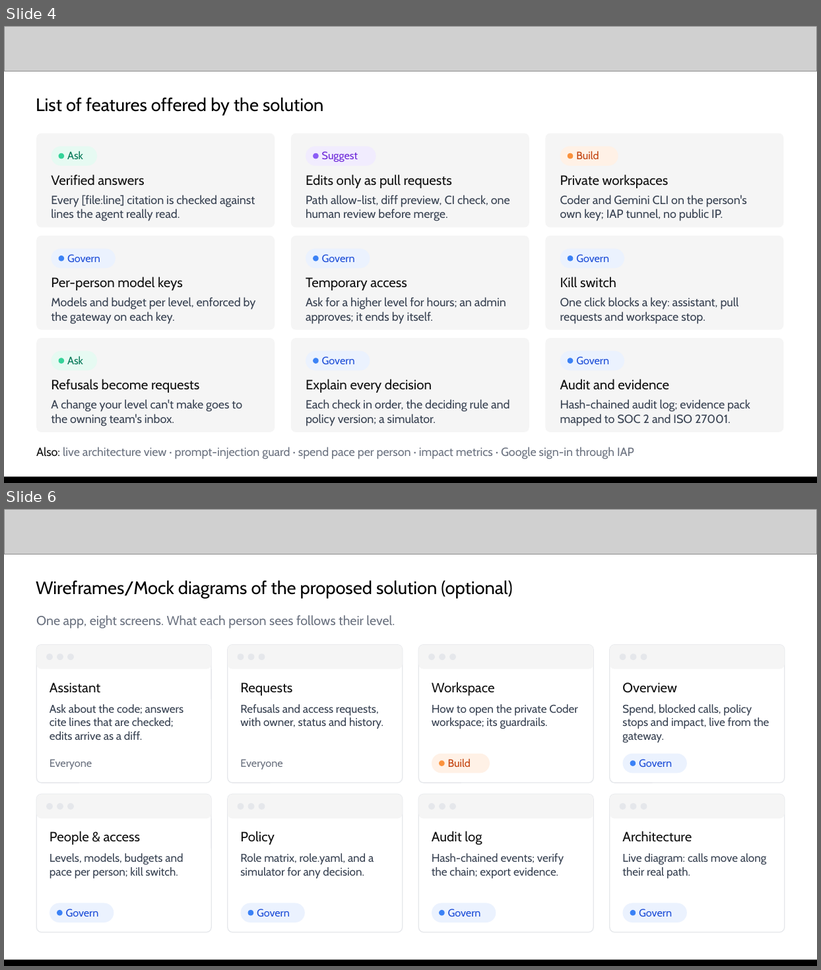
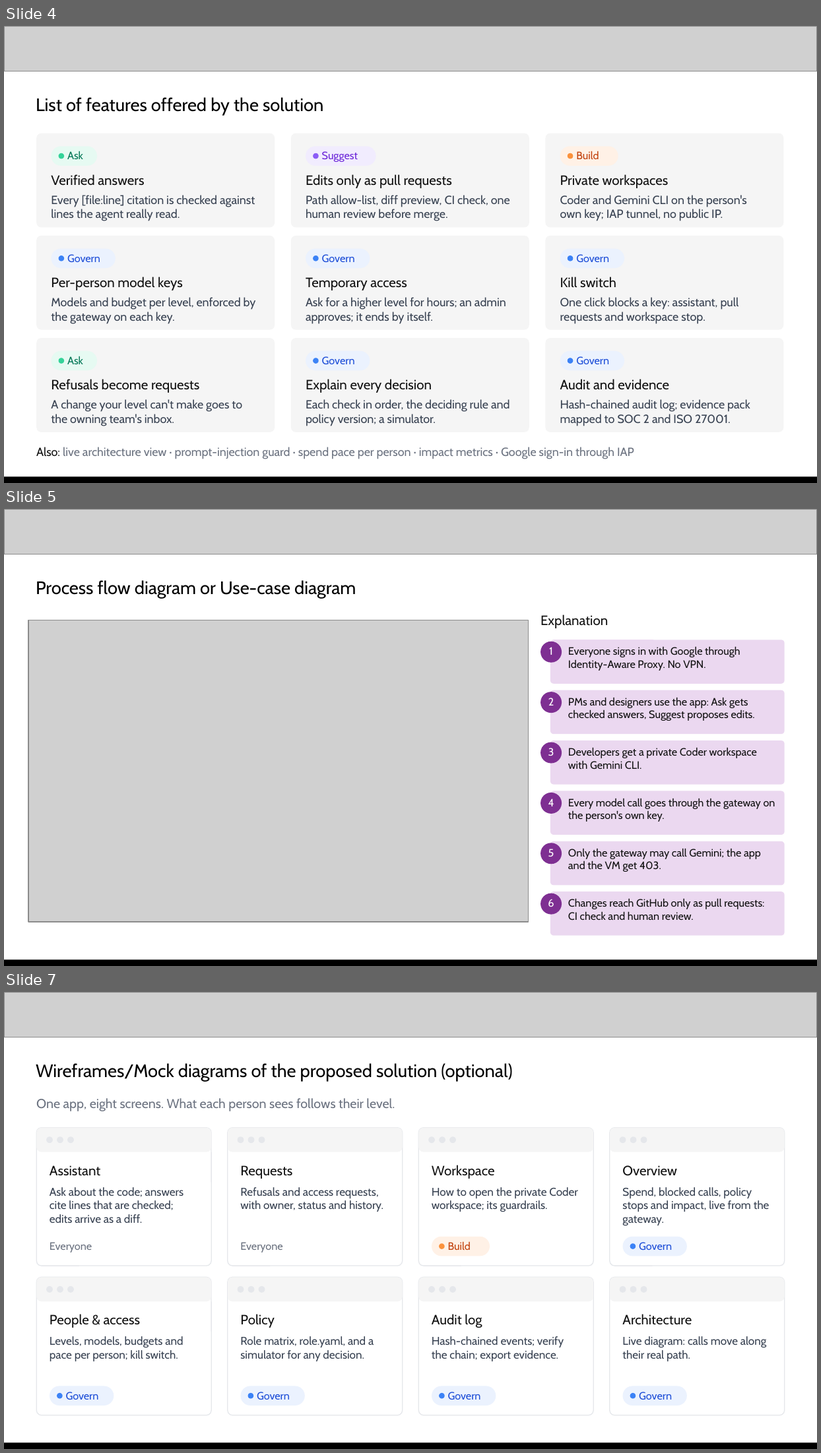
Before and after one commit to praveensaharan/RoleSpace, a slide deck: docs/deck/RoleSpace-AI-Builder-Cup-submission.pptx. Shown one above the other, each under a label of ours: slides 4 and 6 before the commit, slides 4, 5 and 7 after it; the slides between them are not shown. The pictures are 821x970 and 821x1453 pixels, drawn with LibreOffice and Linux fonts; fonts in the diff are those of the drawing; grey boxes stand for pictures. Boxes give left, top, right and bottom in pixels: in the first picture for what was removed or moved away, otherwise in the second. Text is boxed around its words. In the diff, an @@ line names an element or a change of style, - is before the commit and + after.

Commit message:
[modify] model catalog, member onboarding, usage reporting

```diff
--- a/docs/deck/RoleSpace-AI-Builder-Cup-submission.pptx
+++ b/docs/deck/RoleSpace-AI-Builder-Cup-submission.pptx
@@ slide 5 added at box(4, 509, 817, 966), background #FFFFFF @@
@@ picture added at box(4, 509, 817, 554) @@
@@ text added at box(36, 580, 356, 598), 16 pt, text #000000 @@
+Process flow diagram or Use-case diagram
@@ picture added at box(28, 621, 529, 922) @@
@@ text added at box(541, 615, 608, 628), 12 pt, text #111111 @@
+Explanation
@@ ellipse added at box(541, 642, 562, 663), fill #7E2F92 @@
@@ text added at box(549, 647, 553, 655), 9.5 pt, text #FFFFFF @@
+1
@@ rounded rectangle added at box(550, 640, 785, 684), fill #EBD8F0 @@
@@ text added at box(568, 646, 741, 671), 9.5 pt, text #111111 @@
+Everyone signs in with Google through Identity-Aware Proxy. No VPN.
@@ ellipse added at box(541, 692, 562, 713), fill #7E2F92 @@
@@ text added at box(548, 698, 554, 706), 9.5 pt, text #FFFFFF @@
+2
@@ rounded rectangle added at box(550, 691, 785, 734), fill #EBD8F0 @@
@@ text added at box(568, 697, 755, 721), 9.5 pt, text #111111 @@
+PMs and designers use the app: Ask gets checked answers, Suggest proposes edits.
@@ ellipse added at box(541, 743, 562, 764), fill #7E2F92 @@
@@ rounded rectangle added at box(550, 741, 785, 785), fill #EBD8F0 @@
@@ text added at box(548, 748, 554, 756), 9.5 pt, text #FFFFFF @@
+3
@@ text added at box(568, 747, 757, 769), 9.5 pt, text #111111 @@
+Developers get a private Coder workspace with Gemini CLI.
@@ ellipse added at box(541, 793, 562, 814), fill #7E2F92 @@
@@ text added at box(548, 799, 554, 807), 9.5 pt, text #FFFFFF @@
+4
@@ rounded rectangle added at box(550, 791, 785, 835), fill #EBD8F0 @@
@@ text added at box(568, 798, 776, 822), 9.5 pt, text #111111 @@
+Every model call goes through the gateway on the person's own key.
@@ ellipse added at box(541, 843, 562, 864), fill #7E2F92 @@
@@ rounded rectangle added at box(550, 842, 785, 885), fill #EBD8F0 @@
@@ text added at box(548, 849, 554, 857), 9.5 pt, text #FFFFFF @@
+5
@@ text added at box(568, 848, 761, 872), 9.5 pt, text #111111 @@
+Only the gateway may call Gemini; the app and the VM get 403.
@@ ellipse added at box(541, 894, 562, 915), fill #7E2F92 @@
@@ text added at box(548, 899, 554, 907), 9.5 pt, text #FFFFFF @@
+6
@@ rounded rectangle added at box(550, 892, 785, 936), fill #EBD8F0 @@
@@ text added at box(568, 898, 764, 920), 9.5 pt, text #111111 @@
+Changes reach GitHub only as pull requests: CI check and human review.
@@ picture added at box(4, 962, 817, 966) @@
@@ rectangle added at box(4, 960, 817, 966), fill #000000 @@
@@ what was slide 6 is now slide 7 @@
```
Also in this commit, not shown: 2 slides changed, 3 other slides added, 1 slide removed, 19 other files.
